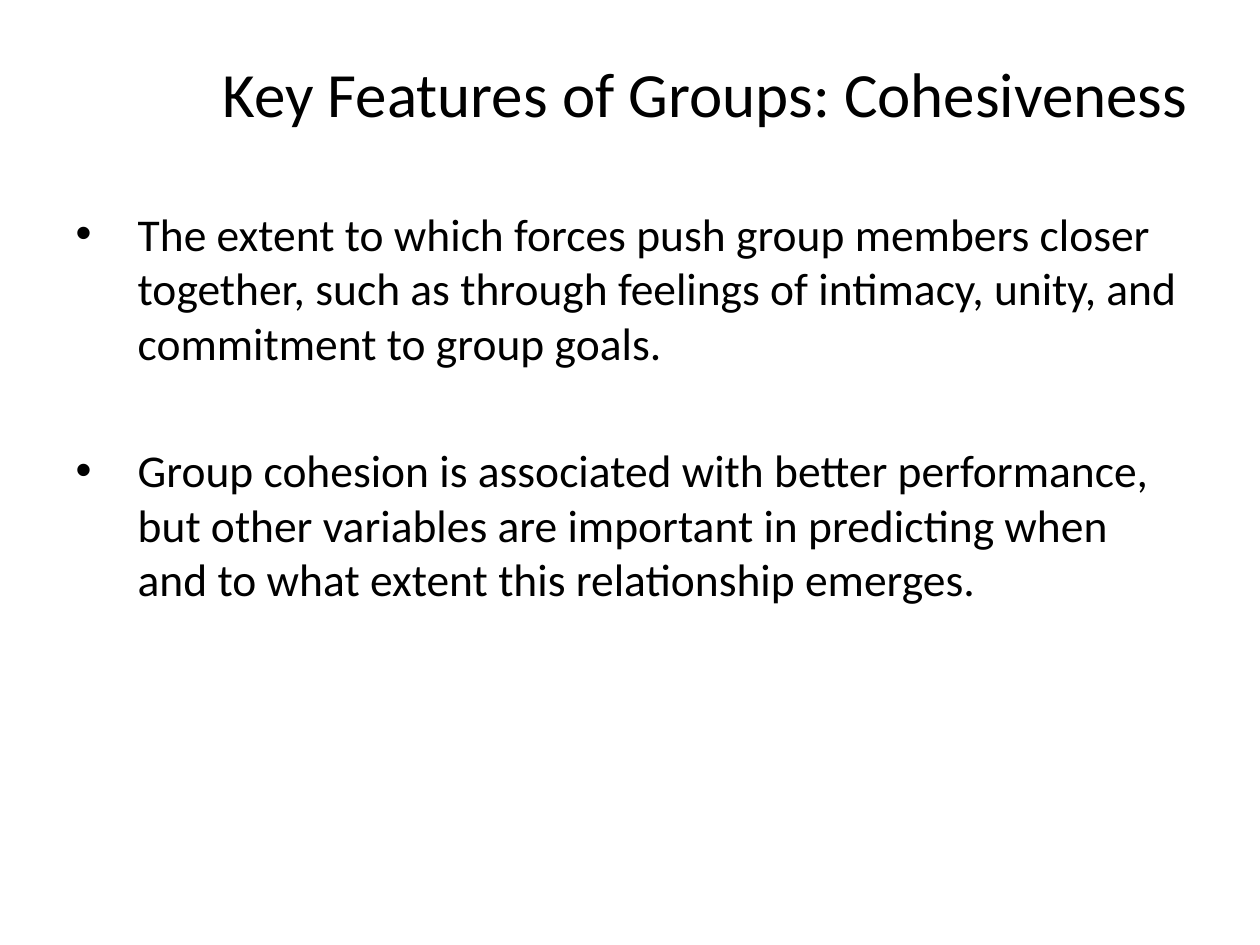
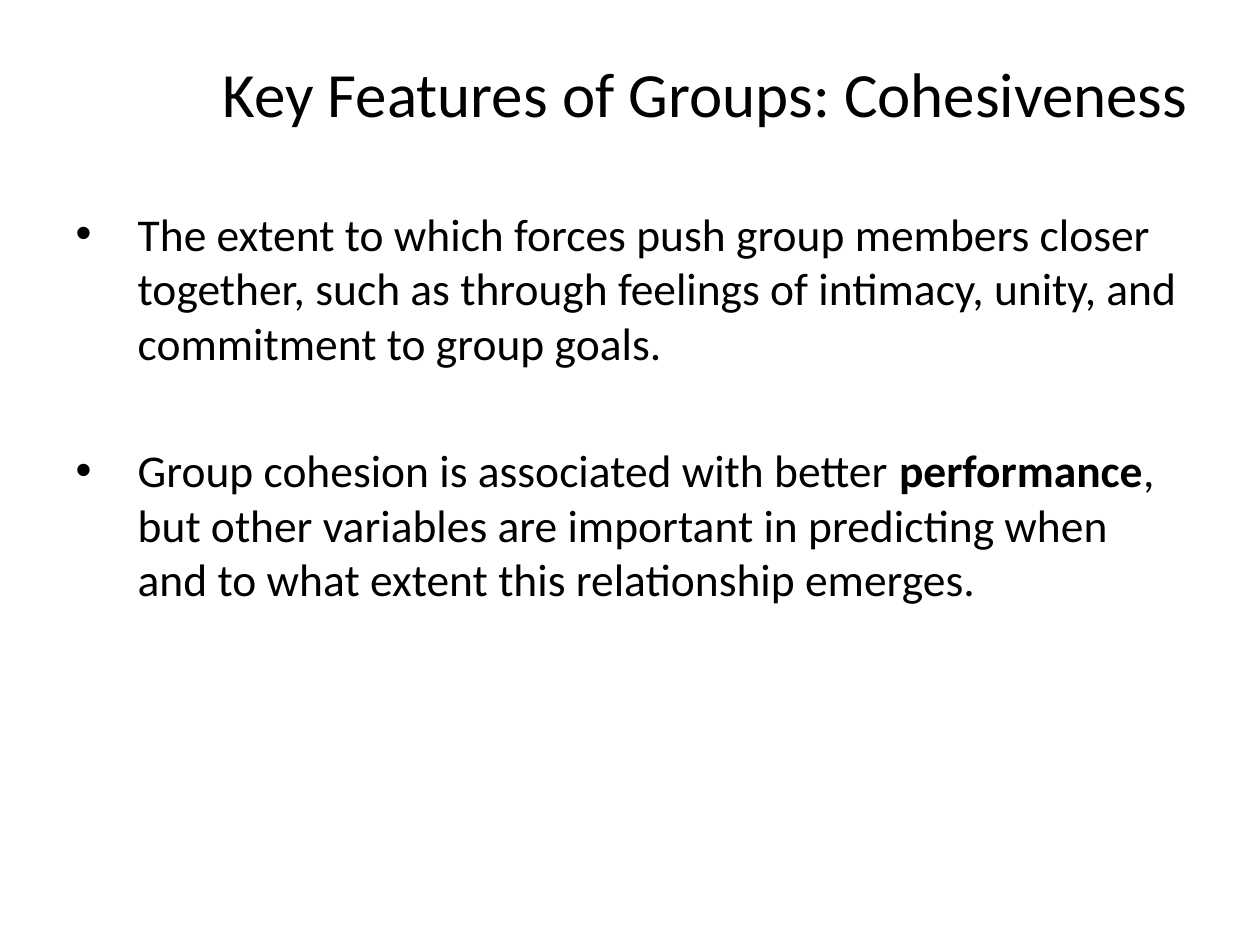
Before and after one commit to npm27/Teaching-Materials, a slide deck: slide 6 of Social Psych/Slides/9 Groups.pptx. Drawn at 1260x945 pixels with LibreOffice and Linux fonts; fonts in the diff are those of the drawing. Boxes give left, top, right and bottom in pixels: in the first picture for what was removed or moved away, otherwise in the second. Text is boxed around its words. In the diff, an @@ line names an element or a change of style, - is before the commit and + after.

```diff
--- a/Social Psych/Slides/9 Groups.pptx
+++ b/Social Psych/Slides/9 Groups.pptx
@@ text at (138,455,1154,604): bold on in "performance," @@
```
Also in this commit, not shown: 4 other slides changed, 3 slides removed, 2 other files.
